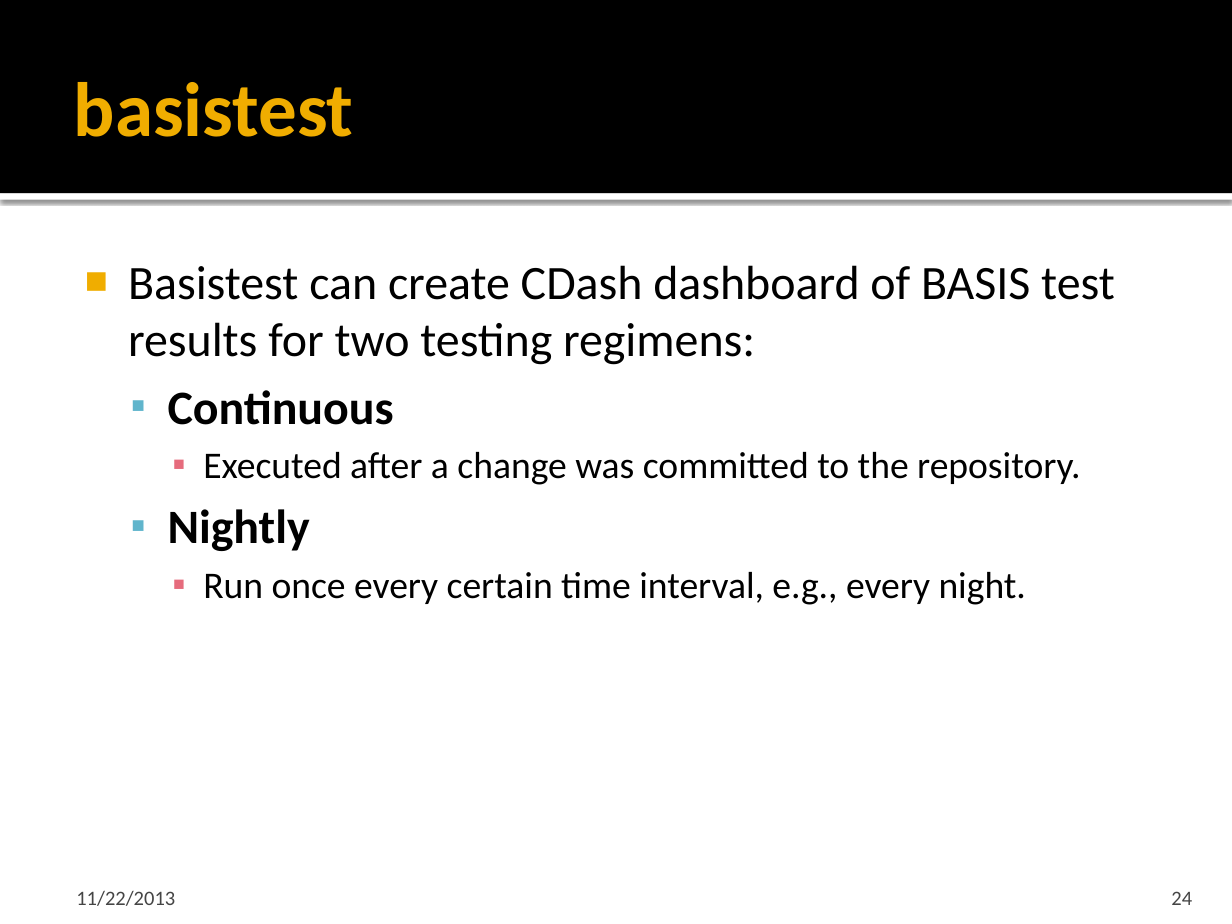
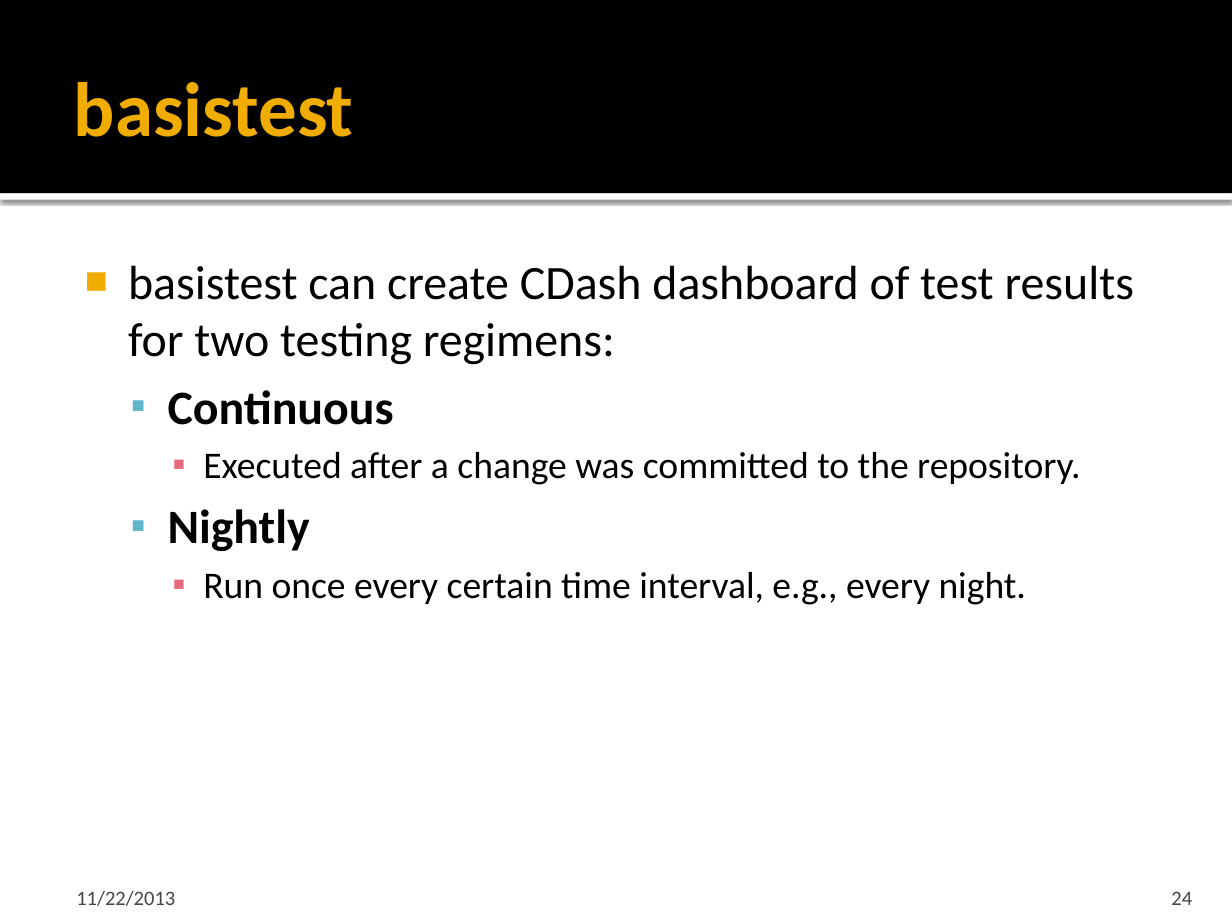
Before and after one commit to cmake-basis/legacy, a slide deck: slide 24 of doc/BASIS_Introduction.pptx. Drawn at 1232x924 pixels with LibreOffice and Linux fonts; fonts in the diff are those of the drawing. Boxes give left, top, right and bottom in pixels: in the first picture for what was removed or moved away, otherwise in the second. Text is boxed around its words. In the diff, an @@ line names an element or a change of style, - is before the commit and + after.

```diff
--- a/doc/BASIS_Introduction.pptx
+++ b/doc/BASIS_Introduction.pptx
@@ text at (x1=128, y1=265, x2=1134, y2=365): text changed @@
-■ Basistest can create CDash dashboard of BASIS test results for two testing regimens:
+■ basistest can create CDash dashboard of test results for two testing regimens:
```
Also in this commit, not shown: 10 other slides changed, 4 slides removed, 1 other file.
